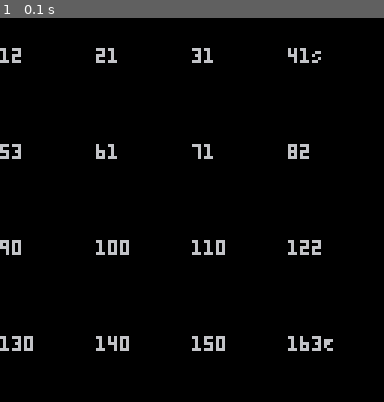
Above: before the commit, frame 1.
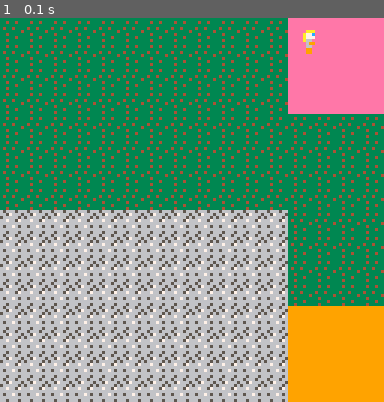
Above: after the commit, the same moment.

Repository: jmahoney/spade
Game: PICO-8 cartridge spade.p8
Same seed, same stepped clock (60 frames per second), same inputs: the game is played once before the commit and once after it.
Inputs:
- Up to frame 1 (0.1 s): no input

The runs differ from the first frame. In frame 1, 99% of the frame differs, in the area x 0-100%, y 0-100%.

Commit message:
our character is on the map

Diff:
--- a/spade.p8
+++ b/spade.p8
@@ -67,11 +63,37 @@
    self.rooms = {}
    self.draw = level.draw
    self.generate = level.generate
+   self.spawn_coords = level.spawn_coords
    self:generate()
    return self
 end
 
-level.draw = function()
+level.spawn_coords = function(self)
+   local start_room
+   for i = 1, 4 do --one of them should be the start
+      if level.rooms[i].is_start then
+	 start_room = i
+	 break
+      end
+   end
+
+   local xs = (start_room * 32)-32+4
+   local xy = 4
+
+   return xs, xy
+end
+
+level.draw = function(self)
+   local xs = 0
+   local ys = 0
+   for i = 1, 16 do
+      level.rooms[i]:draw(xs,ys)
+      xs += 32
+      if i % 4 == 0 then
+	 xs = 0
+	 ys += 32
+      end
+   end
 end
 
 level.generate = function(self)
@@ -96,12 +118,12 @@
    -- where do we want to place the next room
    local direction = pick_direction()
 
-   log('direction: '..direction)
+   --log('direction: '..direction)
 
    local horizontal_direction = LEFT
    if direction != DOWN then horizontal_direction = direction end
 
-   log('horizontal direction: '..horizontal_direction)
+   --log('horizontal direction: '..horizontal_direction)
 
    local current_room = start_room
    local next_room
@@ -109,7 +131,7 @@
    -- we have one room down and now we need to put in the rest of
    -- the path
 
-   log('placed start room at '..current_room.room_number)
+   --log('placed start room at '..current_room.room_number)
 
    path_completed = false
    -- until the path is completed we need to
@@ -127,14 +149,14 @@
       else
 	 direction = horizontal_direction
       end
-      log('next actual direction '..direction)
+      --log('next actual direction '..direction)
 
       -- if we want to place it horizontally and
       -- we can't because the current room is on an edge
       -- then we want to try and go down.
       if (direction == LEFT and not current_room:can_go_left_from_here())
       or (direction == RIGHT and not current_room:can_go_right_from_here()) then
-	 log('forced to go down')
+	 --log('forced to go down')
 	 direction = DOWN
       end
 
@@ -142,15 +164,15 @@
       -- room and we're on the bottom level then we've
       -- reached the end of the path
       if direction == DOWN and not current_room:can_go_down_from_here() then
-	 log('want to go down but cannot. marking '..current_room.room_number..' as exit')
+	 --log('want to go down but cannot. marking '..current_room.room_number..' as exit')
 	 path_completed = true
 	 current_room.is_exit = true
 	 break
       end
 
-      if path_completed then
-	 log('path is completed but we are still processing?!')
-      end
+      -- if path_completed then
+      -- 	 log('path is completed but we are still processing?!')
+      -- end
 
       -- we're still in our loop so lets place a room
       -- what room number is it
@@ -163,7 +185,7 @@
 	 next_room_number = current_room.room_number + 4
       end
 
-      log('picked next room number: '..next_room_number..'. the current room number is '..current_room.room_number)
+      --log('picked next room number: '..next_room_number..'. the current room number is '..current_room.room_number)
 
       local next_room_type = LEFT_RIGHT_ROOM
 
@@ -178,7 +200,7 @@
 	 else
 	    horizontal_direction = LEFT
 	 end
-	 log('new horizontal direction is '..horizontal_direction)
+	 --log('new horizontal direction is '..horizontal_direction)
       end
 
       -- we place the room and get ready to start again
@@ -186,9 +208,9 @@
 				  room_type = next_room_type})
 
       rooms[next_room.room_number] = next_room
-      log('placed a room at '..next_room.room_number)
+      --log('placed a room at '..next_room.room_number)
       current_room = next_room
-      log('current_room is now '..current_room.room_number)
+      --log('current_room is now '..current_room.room_number)
    end
    self.rooms = rooms
 end
@@ -204,6 +226,7 @@
    self.can_go_left_from_here = room.can_go_left_from_here
    self.can_go_right_from_here = room.can_go_right_from_here
    self.can_go_down_from_here = room.can_go_down_from_here
+   self.draw = room.draw
    return self
 end
 
@@ -219,15 +242,44 @@
    if is_in_seq(self.room_number, {13,14,15,16}) then return false else return true end
 end
 
+room.draw = function(self, xs, ys)
+   local path_sprite = 32
+   local non_path_sprite = 33
+   local path_start_sprite = 34
+   local path_end_sprite = 35
+   local x = xs
+   local y = ys
+   for i = 1, 16 do
+      if self.room_type == SIDE_ROOM then
+	 spr(non_path_sprite, x, y)
+      else
+	 if self.is_start then
+	    spr(path_start_sprite, x, y)
+	 elseif self.is_exit then
+	    spr(path_end_sprite, x, y)
+	 else
+	    spr(path_sprite, x, y)
+	end
+
+      end
+      x += 8
+      if i % 4 == 0 then
+	 y += 8
+	 x = xs
+      end
+   end
+end
+
 -- our hero
 spade = {}
 
-spade.new = function()
+spade.new = function(init)
    local self = {}
    self.sprite = 3
-   self.x = 10
-   self.y = 10
+   self.x = init.x or 10
+   self.y = init.y or 10
    self.draw = spade.draw
+   log('i am a new spade at '..self.x..','..self.y)
    return self
 end
 
@@ -268,38 +320,38 @@
    spr(self.sprites[self.sprite_index], self.x, self.y)
 end
 
-
-
 -- game loop foo
 
 function _init()
-   local level = level.new()
-   ROOMS = level.rooms
-end
-
+   level = level.new()
+   local spade_xs, spade_ys = level:spawn_coords()
+   character = spade.new({x = spade_xs, y = spade_ys})
+end
 
 function _draw()
    cls()
-   local x = 0
-   local y = 10
-   for i = 1, 16 do
-      local room = ROOMS[i]
-      local s = ''
-      if room.room_type then
-   	 s = room.room_number..room.room_type
-   	 if room.is_start then s = s..'S' end
-   	 if room.is_exit then s = s..'E' end
-   	 print(s, x, y)
-      else
-	 print(room.room_number, x, y)
-      end
-      x+=32
-      if i % 4 == 0 then
-   	 x = 0
-   	 y += 32
-      end
-
-   end
+   level:draw()
+   character:draw()
+   -- local x = 0
+   -- local y = 10
+   -- for i = 1, 16 do
+   --    local room = ROOMS[i]
+   --    local s = ''
+   --    if room.room_type then
+   -- 	 s = room.room_number..room.room_type
+   -- 	 if room.is_start then s = s..'S' end
+   -- 	 if room.is_exit then s = s..'E' end
+   -- 	 print(s, x, y)
+   --    else
+   -- 	 print(room.room_number, x, y)
+   --    end
+   --    x+=32
+   --    if i % 4 == 0 then
+   -- 	 x = 0
+   -- 	 y += 32
+   --    end
+
+   -- end
    -- print(tries, 0, 0)
    -- print(path_completed, 0, 10)
 
@@ -326,14 +378,14 @@
 -- end
 
 __gfx__
-00000000000000000000000000000000000077000000000000082000005850000055800000855000008550000000000000000000000000000000000000000000
-00000000000800000800080000aa00000000870000000000002220000055500000555000005550000055500004aaaa0004bbbb0004eeee000000000000000000
-00700700008a800000a8a0000a9c000000007700000000000002000000060000000600000006000000060000000a0a00000b0b00000e0e000000000000000000
-0007700008aaa800008a80000ab90000000866000000880000929000066866000668660006686600088800000000000000000000000000000000000000000000
-00077000008a800000a8a0000abbb000000077000000440000202000060006000600060006000600000600000000000000000000000000000000000000000000
-00700700000800000800080000bd0000000555500004004000202200060006000600060006000600000660000000000000000000000000000000000000000000
-00000000000000000000000000dd0000000000000000000000200200080008000800080008000800000680000000000000000000000000000000000000000000
-00000000000000000000000000000000000000000000000000800800000000000000000000000000000000000000000000000000000000000000000000000000
+00000000000000000000000000aaa000000077000000000000082000005850000055800000855000008550000000000000000000000000000000000000000000
+0000000000080000080008000a77c0000000870000000000002220000055500000555000005550000055500004aaaa0004bbbb0004eeee000000000000000000
+00700700008a800000a8a0000a77700000007700000000000002000000060000000600000006000000060000000a0a00000b0b00000e0e000000000000000000
+0007700008aaa800008a80000a660000000866000000880000929000066866000668660006686600088800000000000000000000000000000000000000000000
+00077000008a800000a8a00000699000000077000000440000202000060006000600060006000600000600000000000000000000000000000000000000000000
+00700700000800000800080000660000000555500004004000202200060006000600060006000600000660000000000000000000000000000000000000000000
+00000000000000000000000000990000000000000000000000200200080008000800080008000800000680000000000000000000000000000000000000000000
+00000000000000000000000000990000000000000000000000800800000000000000000000000000000000000000000000000000000000000000000000000000
 00000000666666566566656606666660000000000000000000000000000000000000000000000000000000000000000000000000000000000000000000000000
 00000000656656666657666505055050000000000000000000000000000000000000000000000000000000000000000000000000000000000000000000000000
 00000000666666565666665605666650000000000000000000000000000000000000000000000000000000000000000000000000000000000000000000000000
@@ -342,6 +394,14 @@
 00000000666656666566765605666650000000000000000000000000000000000000000000000000000000000000000000000000000000000000000000000000
 00000000656666656666666605055050000000000000000000000000000000000000000000000000000000000000000000000000000000000000000000000000
 00000000666656666656665606666660000000000000000000000000000000000000000000000000000000000000000000000000000000000000000000000000
+3333333365666566eeeeeeee99999999000000000000000000000000000000000000000000000000000000000000000000000000000000000000000000000000
+3343343366576665eeeeeeee99999999000000000000000000000000000000000000000000000000000000000000000000000000000000000000000000000000
+3333333356666656eeeeeeee99999999000000000000000000000000000000000000000000000000000000000000000000000000000000000000000000000000
+3433433366766576eeeeeeee99999999000000000000000000000000000000000000000000000000000000000000000000000000000000000000000000000000
+3333333466666666eeeeeeee99999999000000000000000000000000000000000000000000000000000000000000000000000000000000000000000000000000
+3343333365667656eeeeeeee99999999000000000000000000000000000000000000000000000000000000000000000000000000000000000000000000000000
+3333343366666666eeeeeeee99999999000000000000000000000000000000000000000000000000000000000000000000000000000000000000000000000000
+3343333366566656eeeeeeee99999999000000000000000000000000000000000000000000000000000000000000000000000000000000000000000000000000
 __map__
 1111111211111212121212121212121200000000000000000000000000000000000000000000000000000000000000000000000000000000000000000000000000000000000000000000000000000000000000000000000000000000000000000000000000000000000000000000000000000000000000000000000000000000
 1110101010101210101010101010101200000000000000000000000000000000000000000000000000000000000000000000000000000000000000000000000000000000000000000000000000000000000000000000000000000000000000000000000000000000000000000000000000000000000000000000000000000000
Not shown, changed: TODO.md
